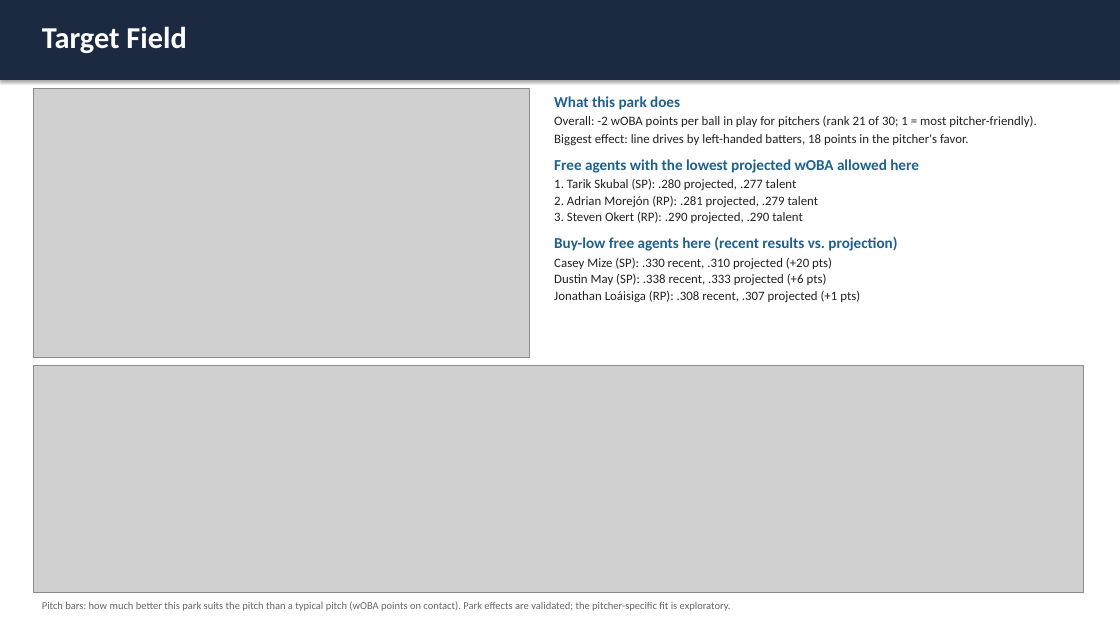
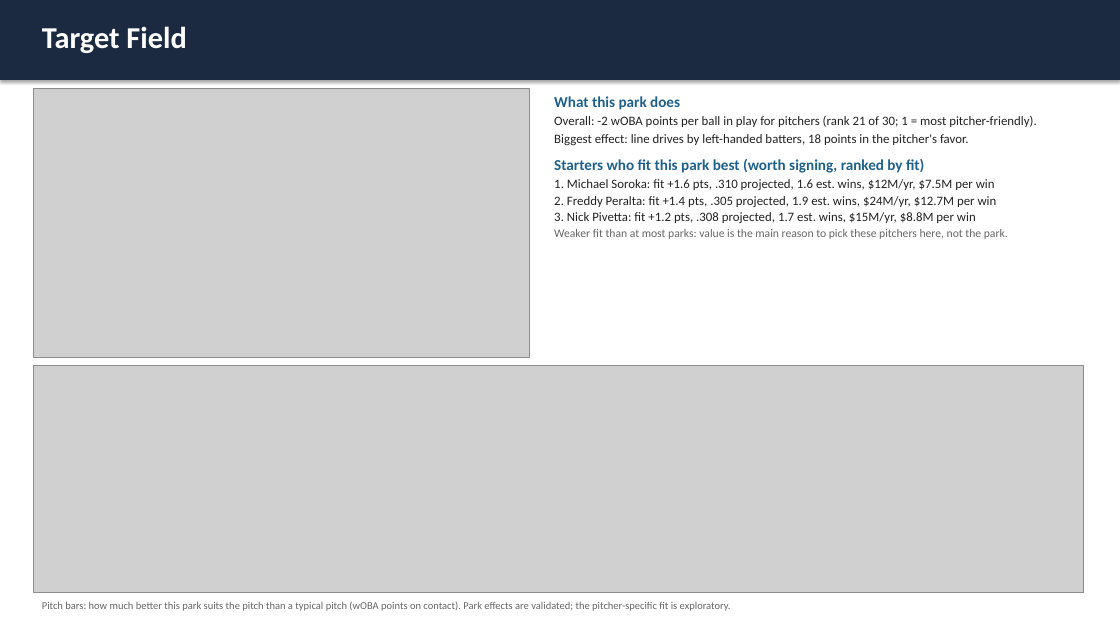
Before and after one commit to jpascarella17/ballpark-pitch-fit, a slide deck: slide 32 of slides/ballpark_pitch_fit.pptx (slide 31 before the commit). Drawn at 1120x630 pixels with LibreOffice and Linux fonts; fonts in the diff are those of the drawing; grey boxes stand for pictures. Boxes give left, top, right and bottom in pixels: in the first picture for what was removed or moved away, otherwise in the second. Text is boxed around its words. In the diff, an @@ line names an element or a change of style, - is before the commit and + after.

Commit message:
Add value ranking and fit-based park slides

```diff
--- a/slides/ballpark_pitch_fit.pptx
+++ b/slides/ballpark_pitch_fit.pptx
@@ text at <box>554,159,1008,239</box>: text changed @@
-Free agents with the lowest projected wOBA allowed here
-1. Tarik Skubal (SP): .280 projected, .277 talent
-2. Adrian Morejón (RP): .281 projected, .279 talent
-3. Steven Okert (RP): .290 projected, .290 talent
-Buy-low free agents here (recent results vs. projection)
-Casey Mize (SP): .330 recent, .310 projected (+20 pts)
-Dustin May (SP): .338 recent, .333 projected (+6 pts)
-Jonathan Loáisiga (RP): .308 recent, .307 projected (+1 pts)
+Starters who fit this park best (worth signing, ranked by fit)
+1. Michael Soroka: fit +1.6 pts, .310 projected, 1.6 est. wins, $12M/yr, $7.5M per win
+2. Freddy Peralta: fit +1.4 pts, .305 projected, 1.9 est. wins, $24M/yr, $12.7M per win
+3. Nick Pivetta: fit +1.2 pts, .308 projected, 1.7 est. wins, $15M/yr, $8.8M per win
+Weaker fit than at most parks: value is the main reason to pick these pitchers here, not the park.
```
Also in this commit, not shown: 30 other slides changed, 1 slide added, 10 other files.
